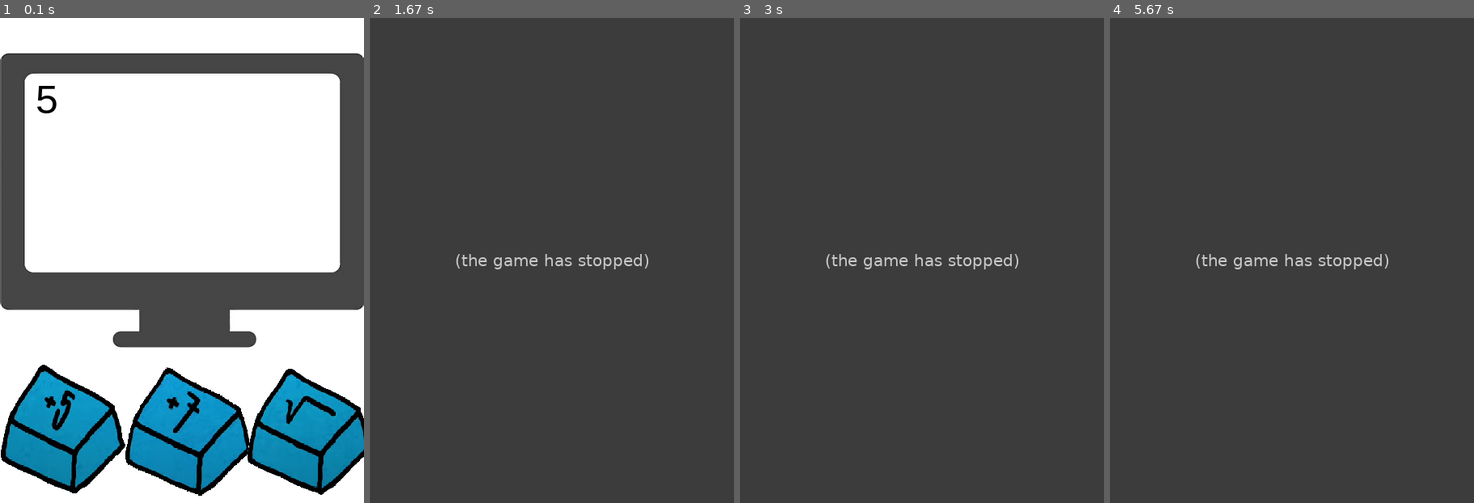
Above: before the commit, frames 1-4 (left to right).
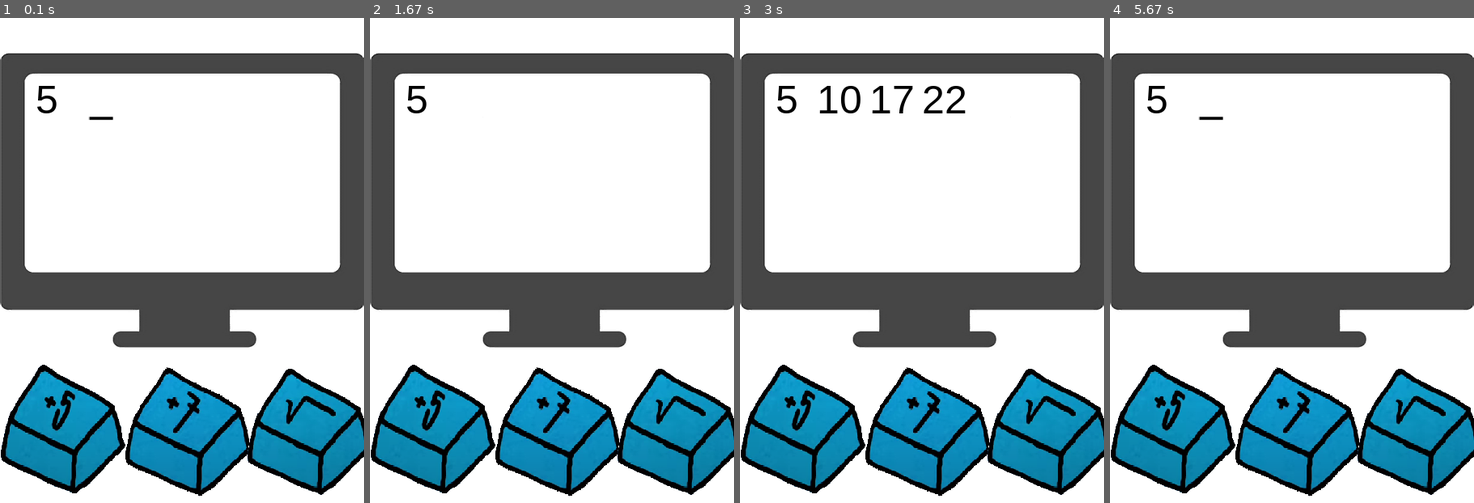
Above: after the commit, the same moments.

Repository: EasonChen11/escape_room_pygame
Game: pygame game, started from main.py
Same seed, same stepped clock (60 frames per second), same inputs: the game is played once before the commit and once after it.
Inputs:
- Up to frame 1 (0.1 s): no input
- Up to frame 2 (1.67 s): tap S at 0.33 s
- Up to frame 3 (3 s): tap 5 at 1.67 s; tap 7 at 2 s; hold 5 2.33-2.8 s
- Up to frame 4 (5.67 s): hold 7 3.83-4.3 s; hold S from 5.33 s (still down)

The runs differ from the first frame. In frame 1, less than 0.1% of the frame differs, in the area x 24-32%, y 20-22%; in frame 2, 81%, in the area x 0-100%, y 0-100%; in frame 3, 81%; in frame 4, 81%.
Before the commit the program exited at 0.33 s; later frames show no game.

Commit message:
button line

Diff:
--- a/main.py
+++ b/main.py
@@ -27,10 +27,13 @@
 # 載入圖片 convert 轉成pygame 易讀檔案
 background = pygame.image.load("./img/background450.png").convert()
 great_background = pygame.image.load("./img/Great.png").convert()
-
+button_line_image = []
+for i in range(1, 3):
+    Bottom_Line_Image = pygame.image.load(f"./img/bottom_line_{i}.png").convert()
+    Bottom_Line_Image.set_colorkey(WHITE)
+    button_line_image.append(Bottom_Line_Image)
 image_scale = 180
 button_image = {5: [], 7: [], 'sqrt': []}
-name_list = [5]
 for j in button_image:
     for i in range(1, 7):
         Button = pygame.image.load(f"./img/{j}_{i}.png").convert()
@@ -54,6 +57,7 @@
         self.keydown = True
         self.downy = 4
         self.downx = 1
+
     def update(self):
         now = pygame.time.get_ticks()
         if now - self.last_update > self.frame:     # 瞬間當下時間 跟 創建時間差 到換圖時間(ex.時間差到50ms時換下張圖)
@@ -85,23 +89,59 @@
                     keydown_add7 = False
                     keydown_sqrt = False
 
-all_sprites = pygame.sprite.Group()
-class TEXT :
+
+class TEXT:
+
     def __init__(self):
         self.x = WIDTH/4-100
         self.y = 100
-        self.length = 1
+        self.length = 0
+
     def reset(self):
         self.x = WIDTH/4-55
         self.y = 100
-        self.length = 1
+        self.length = 0
+
     def update(self):
         self.x += 65
         self.length += 1
+
     def change_line(self):
         self.x = WIDTH/4-55
         self.y += 55
-        self.length = 1
+        self.length = 0
+
+
+class BottomLine(pygame.sprite.Sprite):
+
+    def __init__(self):
+        pygame.sprite.Sprite.__init__(self)
+        self.image = button_line_image[0]
+        self.tabx = 65
+        self.taby = 55
+        self.rect = self.image.get_rect()
+        self.last_update = pygame.time.get_ticks()
+        self.rect.y = 70
+        self.frame_rate = 200
+        self.frame = 0
+
+    def update(self):
+        now = pygame.time.get_ticks()
+        if now - self.last_update > self.frame_rate:
+            self.last_update = pygame.time.get_ticks()
+            self.frame += 1
+            self.frame %= 2
+            center = self.rect.center
+            self.image = button_line_image[self.frame]
+            self.rect = self.image.get_rect()
+            self.rect.center = center
+
+    def reset(self, length, text_change_line_times):
+        self.rect.y = 70 + text_change_line_times * self.taby
+        self.rect.x = WIDTH/4 - 150 + (length+1) * self.tabx
+        if self.rect.x == WIDTH/4 + 240:
+            self.rect.x = WIDTH/4 - 85
+
 
 class Great(pygame.sprite.Sprite):
     def __init__(self):
@@ -112,6 +152,7 @@
         self.image.set_colorkey(WHITE)
         self.rect = self.image.get_rect()
         self.rect.center = (WIDTH/2-13, HEIGHT/2+20)
+
     def update(self):
         self.now = pygame.time.get_ticks()
         if self.now - self.last_update < self.show_time:
@@ -120,7 +161,10 @@
         else:
             self.kill()
 
+
 font_name = pygame.font.match_font('arial')  # 取的字型
+
+
 def draw_text(surface, text, size, color, x, y):
     font = pygame.font.Font(font_name, size)    # 給定字型和大小# font:字型 render:使成為
     text_surface = font.render(text, True, color)   # 製造文字平面(文字,Anti-aliasing{抗鋸齒文字},字體顏色)
@@ -130,87 +174,101 @@
     surface.blit(text_surface, text_rect)
 
 # 取的時間物件
+
+
+all_sprites = pygame.sprite.Group()
+
 clock = pygame.time.Clock()
+
 need_list = [2, 10, 14]
-index = 0
-ans_list = [5]
-check_list = {5: True}
-locate_text = TEXT()
-# 遊戲迴圈
-running = True
-while running and index < 3:
-    clock.tick(FPS)                     # 一秒最多刷新FPS次(1秒跑最多幾次while)
-    # 取得輸入
-    for event in pygame.event.get():     # 回傳所有動作
-        if event.type == pygame.QUIT:    # 如果按下X ,pygame.QUIT 是按下X後的型態
-            running = False             # 跳出迴圈
-        elif event.type == pygame.KEYDOWN:
-            if event.key == pygame.K_5:
-                add5 = button((image_scale/2-10, HEIGHT-image_scale/2), 5)
-                all_sprites.add(add5)
-                keydown_add5 = True
-                ans_list.append(ans_list[-1]+5)
-                if check_list.get(ans_list[-1]):
-                    running = False
-                else:
-                    check_list[ans_list[-1]] = True
-            if event.key == pygame.K_7:
-                add7 = button((WIDTH/2+10, HEIGHT-image_scale/2), 7)
-                all_sprites.add(add7)
-                keydown_add7 = True
-                ans_list.append(ans_list[-1]+7)
-                if check_list.get(ans_list[-1]):
-                    running = False
-                else:
-                    check_list[ans_list[-1]] = True
-            if event.key == pygame.K_s:
-                Sqrt = button((WIDTH-image_scale/2+23, HEIGHT-image_scale/2), 'sqrt')
-                all_sprites.add(Sqrt)
-                keydown_sqrt = True
-                append_number = round(sqrt(ans_list[-1]), 2)  # round 四捨五入到小數兩位
-                if append_number - int(append_number) == 0:
-                    ans_list.append(int(append_number))
-                else:
-                    ans_list.append(append_number)
-                if check_list.get(ans_list[-1]):
-                    running = False
-                else:
-                    check_list[ans_list[-1]] = True
-    # 檢查條件
-    if ans_list[-1]-int(ans_list[-1]) != 0:
-        running = False
-    if ans_list[-1] > 50:
-        running = False
-
-    # 更新顯示
-    screen.fill(WHITE)
-    screen.blit(background, (0, 0))     # blit(畫) 第一個是圖片，第二個是位置
-    # 更新button
-    if not keydown_add5:
-        screen.blit(button_image[5][0], (-15, HEIGHT-image_scale))
-    if not keydown_add7:
-        screen.blit(button_image[7][0], (145, HEIGHT - image_scale))
-    if not keydown_sqrt:
-        screen.blit(button_image['sqrt'][0], (290, HEIGHT-image_scale))
-    all_sprites.update()
-
-    locate_text.reset()
-    for i in ans_list:
-        if i in need_list[0:index+1:]:
-            draw_text(screen, f"{i}", 50, RED, locate_text.x, locate_text.y)
-        else:
-            draw_text(screen, f"{i}", 50, BLACK, locate_text.x, locate_text.y)
-        locate_text.update()
-        if locate_text.length > 6:
-            locate_text.change_line()
-    if need_list[index] == ans_list[-1]:
-        index += 1
-        great = Great()
-        all_sprites.add(great)
-    all_sprites.draw(screen)
-    pygame.display.update()                      # 更新畫面=pygame.display.flip()更新全部，update可以有參數
-
-
+game = True
+while game:
+    ans_list = [5]
+    check_list = {5: True}
+    index = 0
+    locate_text = TEXT()
+    bottom_line = BottomLine()
+    all_sprites.add(bottom_line)
+    for event in pygame.event.get():  # 回傳所有動作
+        if event.type == pygame.QUIT:  # 如果按下X ,pygame.QUIT 是按下X後的型態
+            game = False  # 跳出迴圈
+    # 遊戲迴圈
+    running = True
+    while running and index < 3:
+        clock.tick(FPS)                     # 一秒最多刷新FPS次(1秒跑最多幾次while)
+        # 取得輸入
+        for event in pygame.event.get():     # 回傳所有動作
+            if event.type == pygame.QUIT:    # 如果按下X ,pygame.QUIT 是按下X後的型態
+                running = False             # 跳出迴圈
+            elif event.type == pygame.KEYDOWN:
+                if event.key == pygame.K_5:
+                    add5 = button((image_scale/2-10, HEIGHT-image_scale/2), 5)
+                    all_sprites.add(add5)
+                    keydown_add5 = True
+                    ans_list.append(ans_list[-1]+5)
+                    if check_list.get(ans_list[-1]):
+                        running = False
+                    else:
+                        check_list[ans_list[-1]] = True
+                if event.key == pygame.K_7:
+                    add7 = button((WIDTH/2+10, HEIGHT-image_scale/2), 7)
+                    all_sprites.add(add7)
+                    keydown_add7 = True
+                    ans_list.append(ans_list[-1]+7)
+                    if check_list.get(ans_list[-1]):
+                        running = False
+                    else:
+                        check_list[ans_list[-1]] = True
+                if event.key == pygame.K_s:
+                    Sqrt = button((WIDTH-image_scale/2+23, HEIGHT-image_scale/2), 'sqrt')
+                    all_sprites.add(Sqrt)
+                    keydown_sqrt = True
+                    append_number = round(sqrt(ans_list[-1]), 2)  # round 四捨五入到小數兩位
+                    if append_number - int(append_number) == 0:
+                        ans_list.append(int(append_number))
+                    else:
+                        ans_list.append(append_number)
+                    if check_list.get(ans_list[-1]):
+                        running = False
+                    else:
+                        check_list[ans_list[-1]] = True
+        # 檢查條件
+        if ans_list[-1]-int(ans_list[-1]) != 0:
+            running = False
+        if ans_list[-1] > 50:
+            running = False
+
+        # 更新顯示
+        screen.fill(WHITE)
+        screen.blit(background, (0, 0))     # blit(畫) 第一個是圖片，第二個是位置
+        # 更新button
+        if not keydown_add5:
+            screen.blit(button_image[5][0], (-15, HEIGHT-image_scale))
+        if not keydown_add7:
+            screen.blit(button_image[7][0], (145, HEIGHT - image_scale))
+        if not keydown_sqrt:
+            screen.blit(button_image['sqrt'][0], (290, HEIGHT-image_scale))
+        all_sprites.update()
+        locate_text.reset()
+        for i in ans_list:
+            if i in need_list[0:index+1:]:
+                draw_text(screen, f"{i}", 50, RED, locate_text.x, locate_text.y)
+            else:
+                draw_text(screen, f"{i}", 50, BLACK, locate_text.x, locate_text.y)
+            locate_text.update()
+            if locate_text.length > 5:
+                locate_text.change_line()
+        bottom_line.reset(locate_text.length, len(ans_list)//6)
+        if keydown_add5 or keydown_add7 or keydown_sqrt:
+            bottom_line.last_update = pygame.time.get_ticks()
+
+        if need_list[index] == ans_list[-1]:
+            index += 1
+            great = Great()
+            all_sprites.add(great)
+        all_sprites.draw(screen)
+        pygame.display.update()                      # 更新畫面=pygame.display.flip()更新全部，update可以有參數
+    bottom_line.kill()
 end = False
 while end:
     for event in pygame.event.get():     # 回傳所有動作
Binary file added: img/bottom_line_1.png
Binary file added: img/bottom_line_2.png
